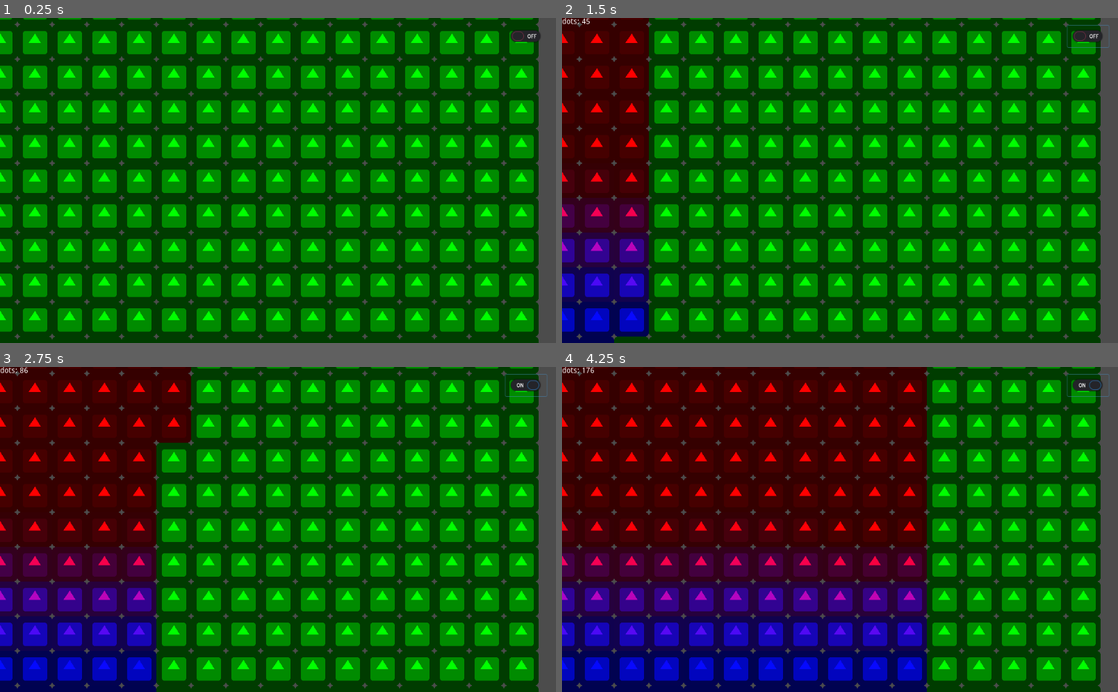
Above: before the commit, frames 1-4 (two rows, left to right).
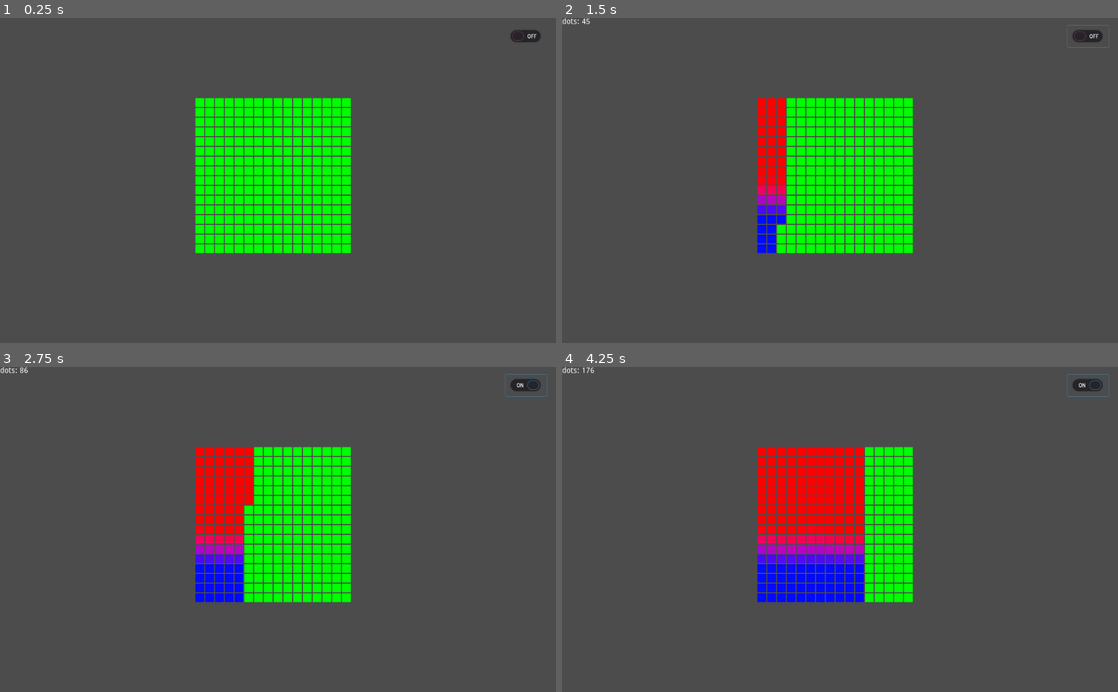
Above: after the commit, the same moments.

Repository: marschium/nonogram-idle
Game: Godot game, scene res://scenes/Main.tscn
Same seed, same stepped clock (60 frames per second), same inputs: the game is played once before the commit and once after it. The project has no main scene, so this scene is started directly. The engine's default icon, where the game draws it, is replaced by a stand-in: a white triangle on a blue panel in a dark square.
Inputs (mouse positions are in pixels of both pictures, inside the frame that each line leads up to):
- Up to frame 1 (0.25 s): no input
- Up to frame 2 (1.5 s): click (1090, 37) at 0.5 s; click (1090, 37) at 1.25 s
- Up to frame 3 (2.75 s): click (528, 386) at 2 s
- Up to frame 4 (4.25 s): move the mouse to (595, 389) at 2.77 s; click (595, 389) at 2.92 s; move the mouse to (595, 425) at 3.52 s; click (595, 425) at 3.67 s

The runs differ from the first frame. In frame 1, 95% of the frame differs, in the area x 0-97%, y 0-100%; in frame 2, 95%; in frame 3, 95%; in frame 4, 95%.

Commit message:
add new tile asset

Diff:
--- a/game/project.godot
+++ b/game/project.godot
@@ -10,6 +10,7 @@
 
 _global_script_classes=[  ]
 _global_script_class_icons={
+
 }
 
 [application]
--- a/game/scenes/Gameboard.gd
+++ b/game/scenes/Gameboard.gd
@@ -4,57 +4,58 @@
 signal tile_changed(tile)
 signal complete()
 
+export var size = 16
 var Tile = preload("res://scenes/Tile.tscn")
 onready var dots = $Dots
 var dots_lookup = Dictionary()
 
 func reset():
-	for c in dots.get_children():
-		c.reset()
+    for c in dots.get_children():
+        c.reset()
 
 func check_cleared():
-	var complete = true
-	for c in dots.get_children():
-		complete = complete and c.changed
-	if complete:
-		emit_signal("complete")
+    var complete = true
+    for c in dots.get_children():
+        complete = complete and c.changed
+    if complete:
+        emit_signal("complete")
 
 func change_dot(x, y, color):
-	dots_lookup.get(x).get(y).change(color)
+    dots_lookup.get(x).get(y).change(color)
 
 func next_unchanged():
-	for c in dots.get_children():
-		if not c.changed:
-			return c
-	return null
+    for c in dots.get_children():
+        if not c.changed:
+            return c
+    return null
 
 # Called when the node enters the scene tree for the first time.
 func _ready():
-	var viewportWidth = get_viewport().size.x
-	var viewportHeight = get_viewport().size.y
-	var spacing = 64
-	var gh = 64 * 16
-	var gw = 64 * 16
-	var offset = Vector2(viewportWidth/2 - gw/2, viewportHeight/2 - gh/2)
+    var viewportWidth = get_viewport().size.x
+    var viewportHeight = get_viewport().size.y
+    var spacing = 18
+    var gh = spacing * size
+    var gw = spacing * size
+    var offset = Vector2(viewportWidth/2 - gw/2, viewportHeight/2 - gh/2)
 
-	for x in range(16):
-		for y in range(16):
-			var t = Tile.instance()
-			var pos = Vector2(spacing * x, spacing * y) + offset
-			t.x = x
-			t.y = y
-			t.position = pos
-			t.connect("clicked", self, "_on_Tile_clicked", [t])
-			t.connect("changed", self, "_on_Tile_changed", [t])
-			dots.add_child(t)
+    for x in range(size):
+        for y in range(size):
+            var t = Tile.instance()
+            var pos = Vector2(spacing * x, spacing * y) + offset
+            t.x = x
+            t.y = y
+            t.position = pos
+            t.connect("clicked", self, "_on_Tile_clicked", [t])
+            t.connect("changed", self, "_on_Tile_changed", [t])
+            dots.add_child(t)
 
-			if not dots_lookup.has(x):
-				dots_lookup[x] = Dictionary()
-			dots_lookup[x][y] = t
+            if not dots_lookup.has(x):
+                dots_lookup[x] = Dictionary()
+            dots_lookup[x][y] = t
 
 func _on_Tile_clicked(tile):
-	emit_signal("tile_clicked", tile)
+    emit_signal("tile_clicked", tile)
 
 func _on_Tile_changed(tile):
-	emit_signal("tile_changed", tile)
-	check_cleared()
+    emit_signal("tile_changed", tile)
+    check_cleared()
--- a/game/scenes/Main.gd
+++ b/game/scenes/Main.gd
@@ -5,36 +5,38 @@
 
 # Called when the node enters the scene tree for the first time.
 func _ready():
-	$AutoclickerButton.pressed = $Autoclicker.running
-	for p in $Patterns.get_children():
-		$Gameboard.connect("tile_changed", p, "_on_Gameboard_tile_changed")
-		$Gameboard.connect("complete", p, "_on_Gameboard_complete")
-		p.connect("matched", self, "_on_Pattern_matched", [p])
+    $AutoclickerButton.pressed = $Autoclicker.running
+    for p in $Patterns.get_children():
+        $Gameboard.connect("tile_changed", p, "_on_Gameboard_tile_changed")
+        $Gameboard.connect("complete", p, "_on_Gameboard_complete")
+        p.connect("matched", self, "_on_Pattern_matched", [p])
 
 func _on_Gameboard_tile_changed(tile):
-	score += 1
-	$ScoreLabel.text = "dots: %s" % score
+    score += 1
+    $ScoreLabel.text = "dots: %s" % score
 
 func _on_Autoclicker_click(x, y, color):
-	$Gameboard.change_dot(x, y, color)
+    $Gameboard.change_dot(x, y, color)
 
 func _on_Gameboard_tile_clicked(tile):
-	tile.change(Color(1, 0, 0))
+    $Autoclicker.stop()
+    $AutoclickerButton.pressed = false
+    tile.change(Color(1, 0, 0)) # TODO brush color
 
 func _on_Gameboard_complete():
-	$Autoclicker.stop()
-	yield(get_tree().create_timer(0.2), "timeout")
-	$Gameboard.reset()
-	if $AutoclickerButton.pressed:
-		$Autoclicker.start(0, 0)
+    $Autoclicker.stop()
+    yield(get_tree().create_timer(0.2), "timeout")
+    $Gameboard.reset()
+    if $AutoclickerButton.pressed:
+        $Autoclicker.start(0, 0)
 
 func _on_AutoclickerButton_toggled(button_pressed):
-	if button_pressed:
-		var d = $Gameboard.next_unchanged()
-		$Autoclicker.start(d.x, d.y)
-	else:
-		$Autoclicker.stop()
+    if button_pressed:
+        var d = $Gameboard.next_unchanged()
+        $Autoclicker.start(d.x, d.y)
+    else:
+        $Autoclicker.stop()
 
 func _on_Pattern_matched(bonus, pattern):
-	score += bonus
-	$ScoreLabel.text = "dots: %s" % score
+    score += bonus
+    $ScoreLabel.text = "dots: %s" % score
--- a/game/scenes/Main.tscn
+++ b/game/scenes/Main.tscn
@@ -32,7 +32,6 @@
 
 [node name="TestPattern" type="Node2D" parent="Patterns"]
 script = ExtResource( 4 )
-
 [connection signal="complete" from="Gameboard" to="." method="_on_Gameboard_complete"]
 [connection signal="tile_changed" from="Gameboard" to="." method="_on_Gameboard_tile_changed"]
 [connection signal="tile_clicked" from="Gameboard" to="." method="_on_Gameboard_tile_clicked"]
--- a/game/scenes/Tile.gd
+++ b/game/scenes/Tile.gd
@@ -14,32 +14,32 @@
 onready var sprite = $Sprite
 
 func reset():
-	sprite.modulate = base_color
-	changed = false
+    sprite.modulate = base_color
+    changed = false
 
 func change(color):
-	if not changed:
-		sprite.modulate = color
-		changed = true
-		emit_signal("changed")
+    if not changed:
+        sprite.modulate = color
+        changed = true
+        emit_signal("changed")
 
 func click():
-	if not just_clicked:
-		just_clicked = true
-		emit_signal("clicked")
+    if not just_clicked:
+        just_clicked = true
+        emit_signal("clicked")
 
 # Called when the node enters the scene tree for the first time.
 func _ready():
-	reset()
+    reset()
 
 func _process(delta):
-	if not just_clicked and not changed and mouse_over and Input.is_mouse_button_pressed(BUTTON_LEFT):
-		click()
-	if just_clicked and not Input.is_mouse_button_pressed(BUTTON_LEFT):
-		just_clicked = false
+    if not just_clicked and not changed and mouse_over and Input.is_mouse_button_pressed(BUTTON_LEFT):
+        click()
+    if just_clicked and not Input.is_mouse_button_pressed(BUTTON_LEFT):
+        just_clicked = false
 
 func _on_Area2D_mouse_entered():
-	mouse_over = !Input.is_mouse_button_pressed(BUTTON_LEFT) # ignore mouse being held down
+    mouse_over = !Input.is_mouse_button_pressed(BUTTON_LEFT) # ignore mouse being held down
 
 func _on_Area2D_mouse_exited():
-	mouse_over = false
+    mouse_over = false
--- a/game/scenes/Tile.tscn
+++ b/game/scenes/Tile.tscn
@@ -1,10 +1,10 @@
 [gd_scene load_steps=4 format=2]
 
-[ext_resource path="res://icon.png" type="Texture" id=1]
+[ext_resource path="res://assets/tile.png" type="Texture" id=1]
 [ext_resource path="res://scenes/Tile.gd" type="Script" id=2]
 
 [sub_resource type="RectangleShape2D" id=1]
-extents = Vector2( 34, 35 )
+extents = Vector2( 8, 8 )
 
 [node name="Tile" type="Node2D"]
 script = ExtResource( 2 )
@@ -16,6 +16,5 @@
 
 [node name="Sprite" type="Sprite" parent="."]
 texture = ExtResource( 1 )
-
 [connection signal="mouse_entered" from="Area2D" to="." method="_on_Area2D_mouse_entered"]
 [connection signal="mouse_exited" from="Area2D" to="." method="_on_Area2D_mouse_exited"]
Binary file added: game/assets/tile.png
